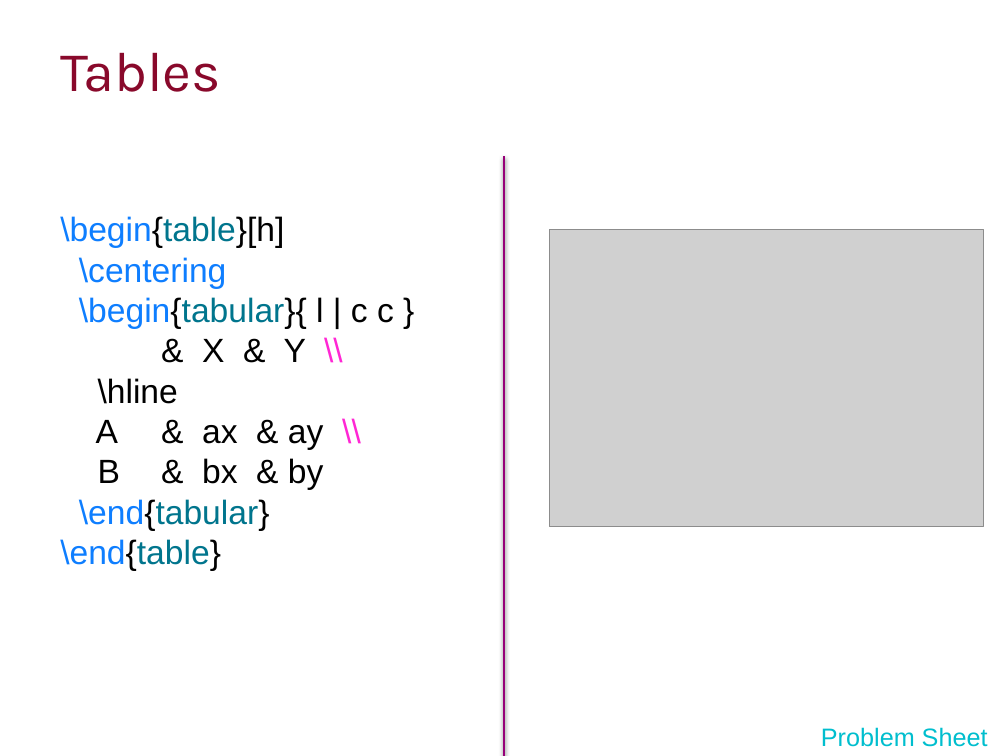
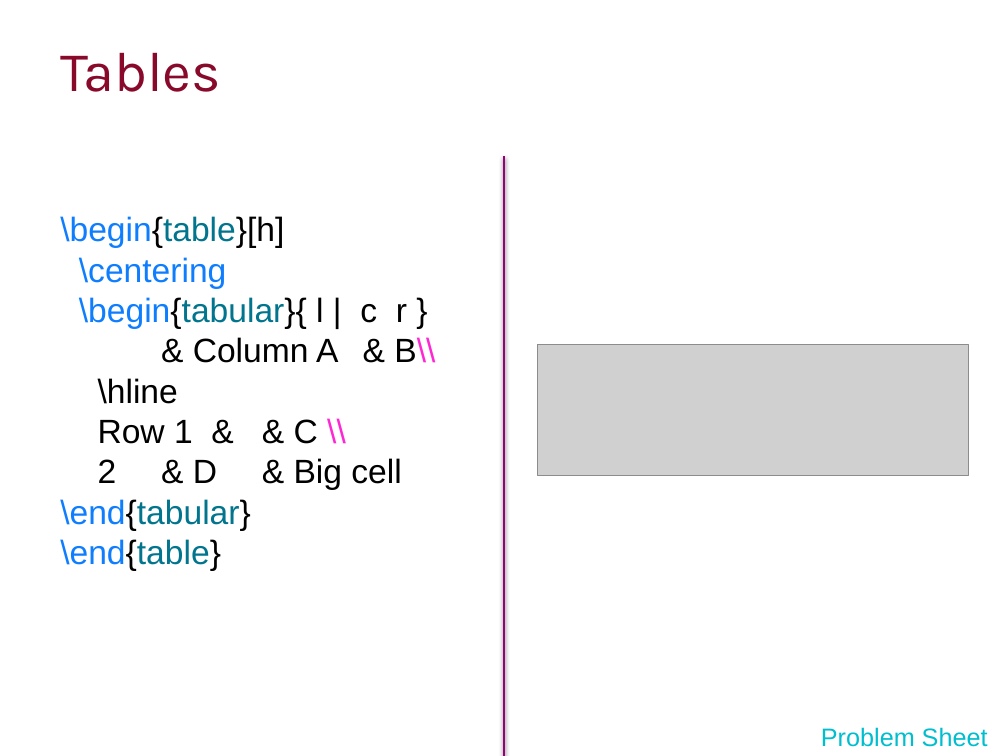
Before and after one commit to ImperialCollegeLondon/RCDS-introduction-to-latex, a slide deck: slide 15 of Intro to Latex Slides.pptx. Drawn at 1008x756 pixels with LibreOffice and Linux fonts; fonts in the diff are those of the drawing; grey boxes stand for pictures; background and template pictures are left out. Boxes give left, top, right and bottom in pixels: in the first picture for what was removed or moved away, otherwise in the second. Text is boxed around its words. In the diff, an @@ line names an element or a change of style, - is before the commit and + after.

Commit message:
Table modification

```diff
--- a/Intro to Latex Slides.pptx
+++ b/Intro to Latex Slides.pptx
@@ picture removed at bbox=[549, 229, 984, 526] @@
@@ text at bbox=[79, 297, 435, 363]: text changed @@
-\begin{tabular}{ l | c c }
-& X & Y \\
+\begin{tabular}{ l | c r }
+& Column A & B\\
@@ picture added at bbox=[537, 345, 969, 476] @@
@@ text at bbox=[60, 419, 401, 531]: text changed @@
-A & ax & ay \\
-B & bx & by
-\end{tabular}
+Row 1 & & C \\
+2 & D & Big cell \end{tabular}
```
Also in this commit, not shown: 1 other slide changed.
